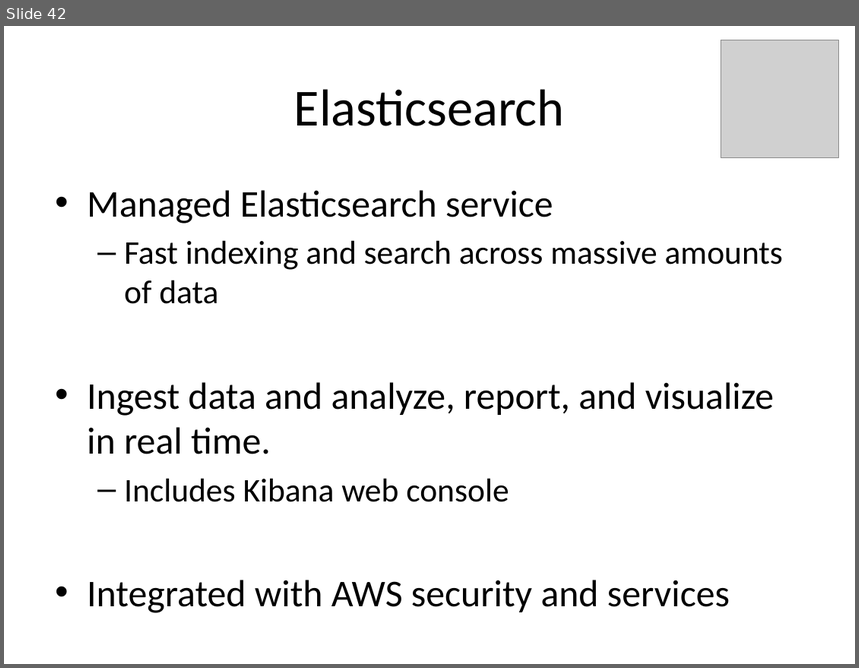
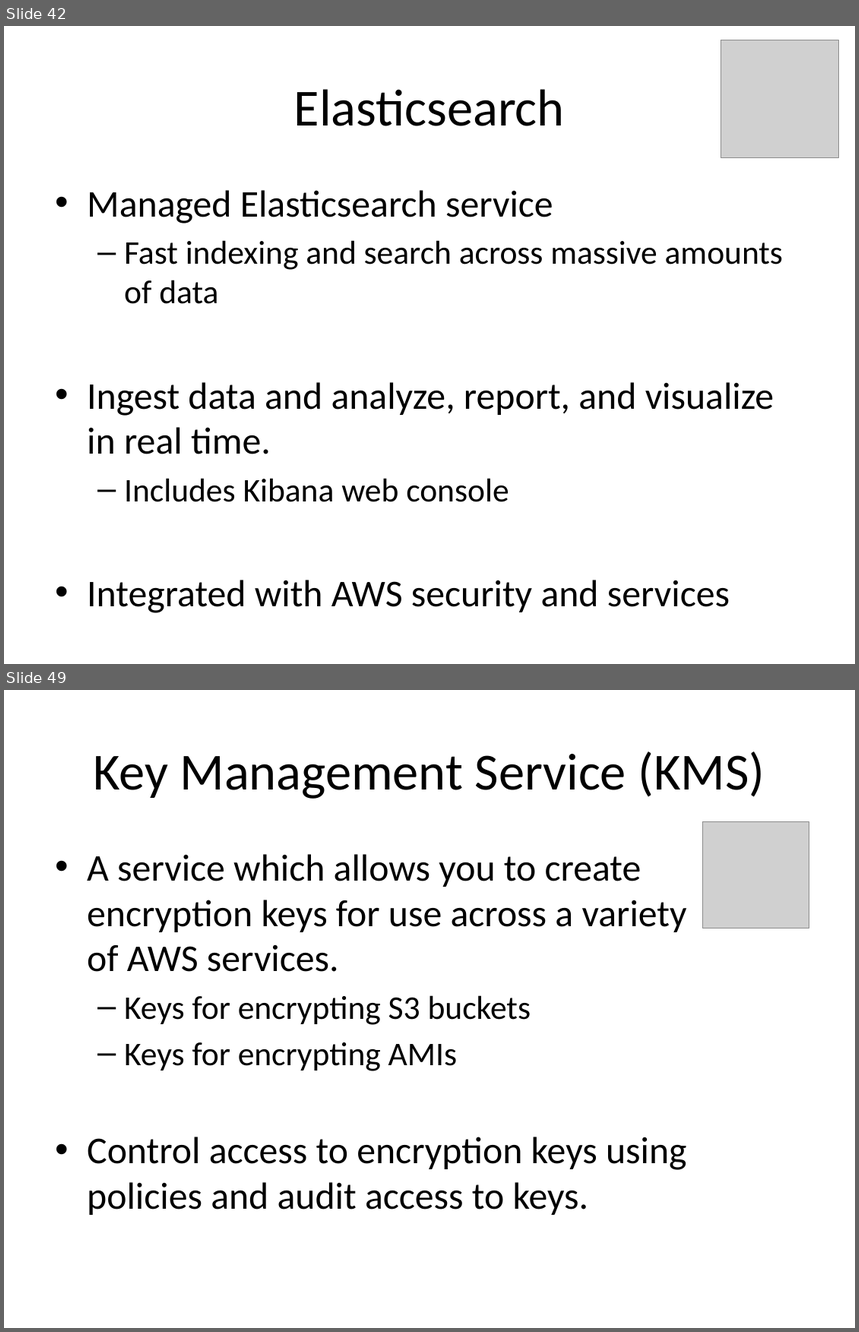
Before and after one commit to jasondbaker/infrastructure-class, a slide deck: lectures/infrastructure-week-4.pptx. Shown one above the other, each under a label of ours: slide 42 before the commit, slides 42 and 49 after it; the slides between them are not shown. The pictures are 859x668 and 859x1332 pixels, drawn with LibreOffice and Linux fonts; fonts in the diff are those of the drawing; grey boxes stand for pictures. Boxes give left, top, right and bottom in pixels: in the first picture for what was removed or moved away, otherwise in the second. Text is boxed around its words. In the diff, an @@ line names an element or a change of style, - is before the commit and + after.

```diff
--- a/lectures/infrastructure-week-4.pptx
+++ b/lectures/infrastructure-week-4.pptx
@@ slide 49 added at [4, 690, 855, 1328], background #FFFFFF @@
@@ title added at [93, 752, 765, 799], 44 pt, text #000000 @@
+Key Management Service (KMS)
@@ picture added at [703, 822, 810, 929] @@
@@ text added at [87, 854, 687, 1215], 32 pt, text #000000 @@
+• A service which allows you to create
+  encryption keys for use across a variety
+  of AWS services.
+  – Keys for encrypting S3 buckets
+  – Keys for encrypting AMIs
+• Control access to encryption keys using policies and audit access to keys.
```
Also in this commit, not shown: 1 slide changed, 8 other slides added.
